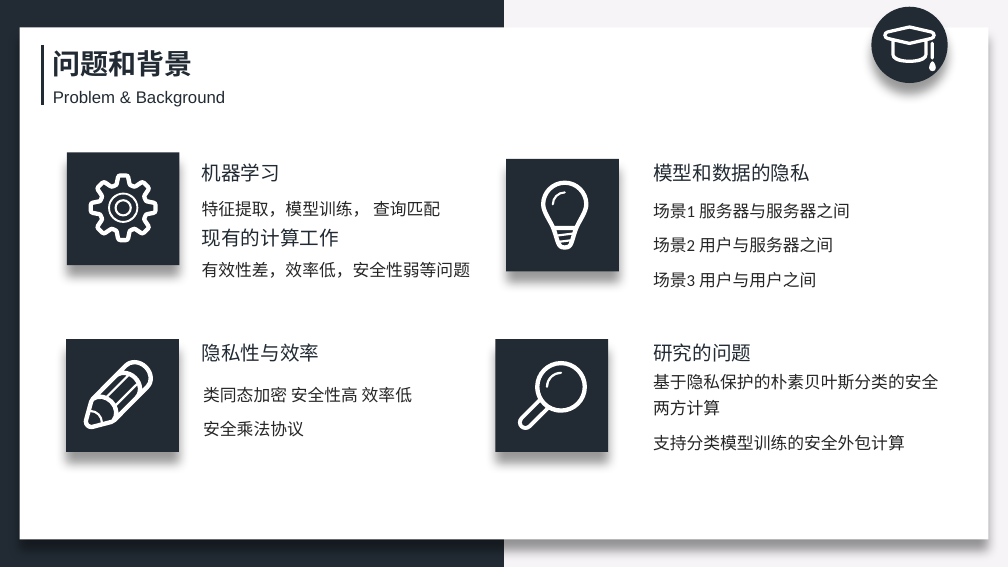
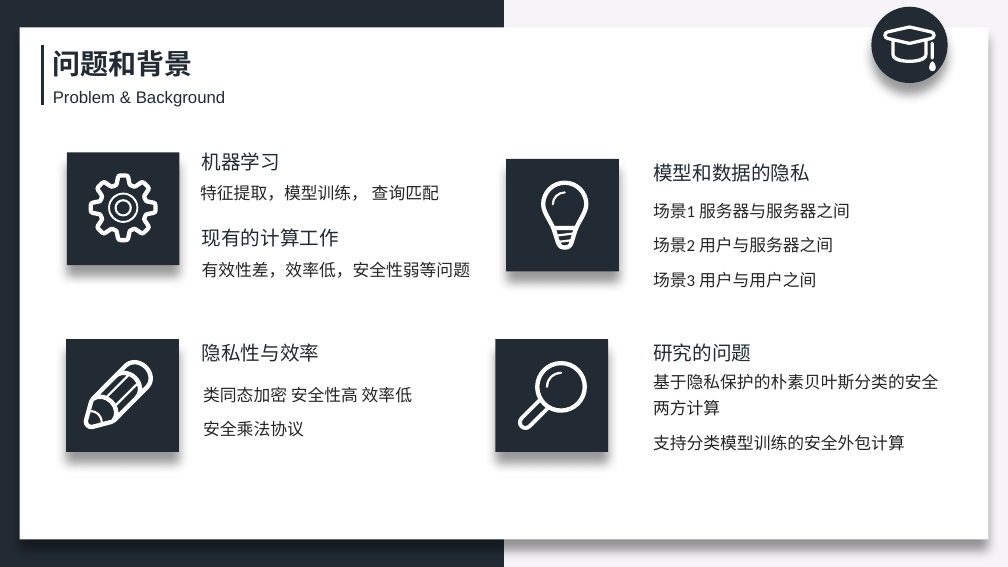
Before and after one commit to zeemeil/zeemeil.github.io, a slide deck: slide 4 of files/doctoral_dissertation_proposal.pptx. Drawn at 1008x567 pixels with LibreOffice and Linux fonts; fonts in the diff are those of the drawing. Boxes give left, top, right and bottom in pixels: in the first picture for what was removed or moved away, otherwise in the second. Text is boxed around its words. In the diff, an @@ line names an element or a change of style, - is before the commit and + after.

```diff
--- a/files/doctoral_dissertation_proposal.pptx
+++ b/files/doctoral_dissertation_proposal.pptx
@@ text "机器学习": place and size @@
-text "机器学习" at [202,163,280,182]
+text "机器学习" at [202,152,280,171]
@@ text "特征提取，模型训练， 查询匹配": place and size @@
-text "特征提取，模型训练， 查询匹配" at [202,201,440,217]
+text "特征提取，模型训练， 查询匹配" at [200,185,439,201]
```
Also in this commit, not shown: 2 other slides changed, 5 slides added, 4 slides removed, 2 other files.
